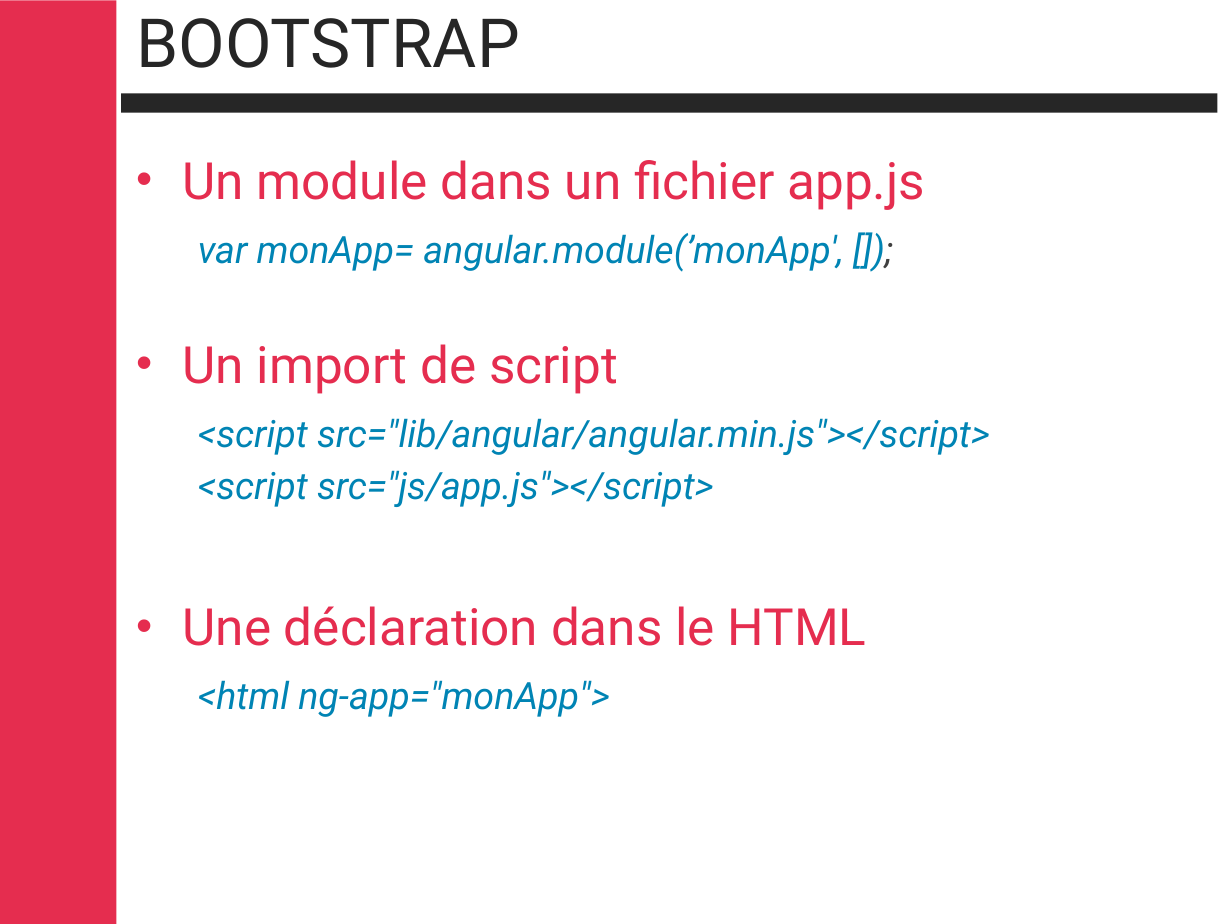
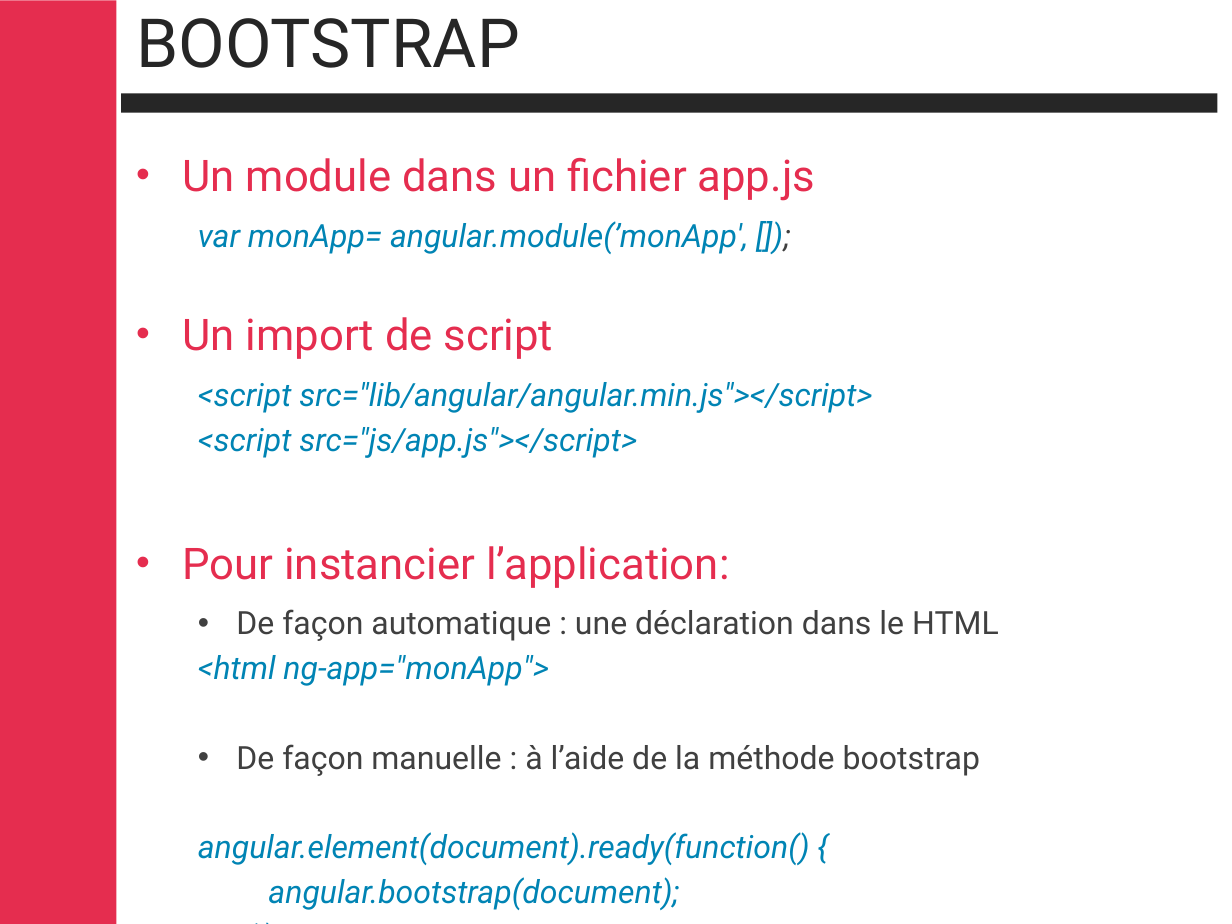
Before and after one commit to cbalit/handson-angular, a slide deck: slide 11 of Angular.pptx (slide 9 before the commit). Drawn at 1232x924 pixels with LibreOffice and Linux fonts; fonts in the diff are those of the drawing; background and template pictures are left out. Boxes give left, top, right and bottom in pixels: in the first picture for what was removed or moved away, otherwise in the second. Text is boxed around its words. In the diff, an @@ line names an element or a change of style, - is before the commit and + after.

```diff
--- a/Angular.pptx
+++ b/Angular.pptx
@@ text at (x1=182, y1=158, x2=872, y2=686): size 30 to 25.5 pt in "Un module dans un fichier app.js", "Un import de script"; size 22 to 18.7 pt in "var monApp= angular.module(’monApp', []);", "<script src="lib/angular/angular.min.js"></script>", "<script src="js/app.js"></script>", "<html ng-app="monApp">" @@
@@ text at (x1=182, y1=546, x2=999, y2=641): text changed; size 30 to 18.7 pt; text colour #E52D4F to #404040 @@
-• Une déclaration dans le HTML
+• Pour instancier l’application:
+  • De façon automatique : une déclaration dans le HTML
@@ text at (x1=198, y1=744, x2=980, y2=865): paragraphs added @@
+  • De façon manuelle : à l’aide de la méthode bootstrap
+  angular.element(document).ready(function() {
+  angular.bootstrap(document);
+  });
```
Also in this commit, not shown: 23 other slides changed, 57 slides added, 14 slides removed.
